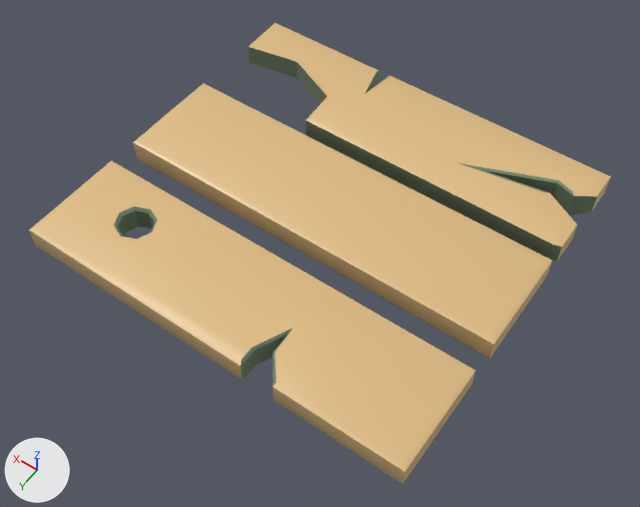
Before and after pictures for a commit that changed the Blender file assets/Planks.blend.
Before and after are seen from a 50 mm lens placed at (-0.776, 1.132, 1.583), pointed at (-0.032, 0.09, -0.055). Arrows for +X, +Y and +Z are at lower left; the lights stay in place.

Script lines for the objects in view, before the commit:
```python
me_cube_001 = bpy.data.meshes.new('Cube.001')
me_cube_001.from_pydata(...)  # 16 vertices, 14 faces; spans x -0.5..0.5, y -0.133..0.133, z -0.03..0.041
me_cube_001.polygons.foreach_set('use_smooth', [True] * 14)
# faces by material slot: [9, 5]
me_cube_001.materials.append(mat_wood)  # beige #e1bd86
me_cube_001.materials.append(mat_darkwood)  # green #73846b
me_cube_002 = bpy.data.meshes.new('Cube.002')
me_cube_002.from_pydata(...)  # 62 vertices, 48 faces; spans x -0.5..0.5, y -0.133..0.133, z -0.03..0.041
me_cube_002.polygons.foreach_set('use_smooth', [True] * 48)
# faces by material slot: [18, 30]
me_cube_002.materials.append(mat_wood)  # beige #e1bd86
me_cube_002.materials.append(mat_darkwood)  # green #73846b
me_cube_003 = bpy.data.meshes.new('Cube.003')
me_cube_003.from_pydata(...)  # 68 vertices, 55 faces; spans x -0.5..0.5, y -0.133..0.133, z -0.03..0.041
me_cube_003.polygons.foreach_set('use_smooth', [True] * 55)
# faces by material slot: [12, 43]
me_cube_003.materials.append(mat_wood)  # beige #e1bd86
me_cube_003.materials.append(mat_darkwood)  # green #73846b
ob_boringplank = bpy.data.objects.new('BoringPLank', me_cube_001)
ob_boringplank.location = (0.0, 0.0, 0.0)
ob_plank = bpy.data.objects.new('Plank', me_cube_002)
ob_plank.location = (0.0, -0.308, 0.0)
ob_plank_001 = bpy.data.objects.new('Plank.001', me_cube_003)
ob_plank_001.location = (0.0, 0.342, 0.0)
```
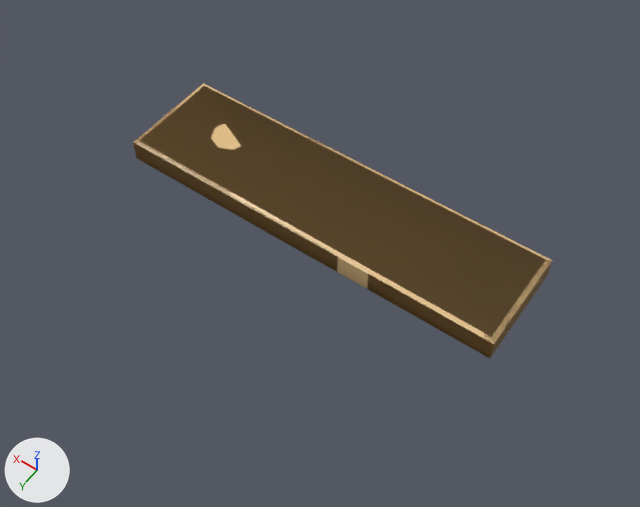
What differs and where, as boxes (x1, y1, x2, y2) in the pictures (640 x 507 px):
```json
{"object": "Plank.001", "change": "moved", "before": [29, 161, 476, 484], "after": [133, 86, 552, 358]}
{"object": "Plank", "change": "moved", "before": [248, 23, 611, 262], "after": [175, 83, 553, 355]}
{"object": "BoringPLank", "change": "unchanged, covered by the edit", "before": [133, 83, 553, 358], "after": [133, 86, 545, 358]}
```

The change, as JSON lines over the scene's bpy script:
```json
{"op": "set", "path": "ob_plank.location", "old": "(0.0, -0.308, 0.0)", "new": "(0.0, 0.0, 0.0)"}
{"op": "set", "path": "ob_plank_001.location", "old": "(0.0, 0.342, 0.0)", "new": "(0.0, 0.0, 0.0)"}
```
